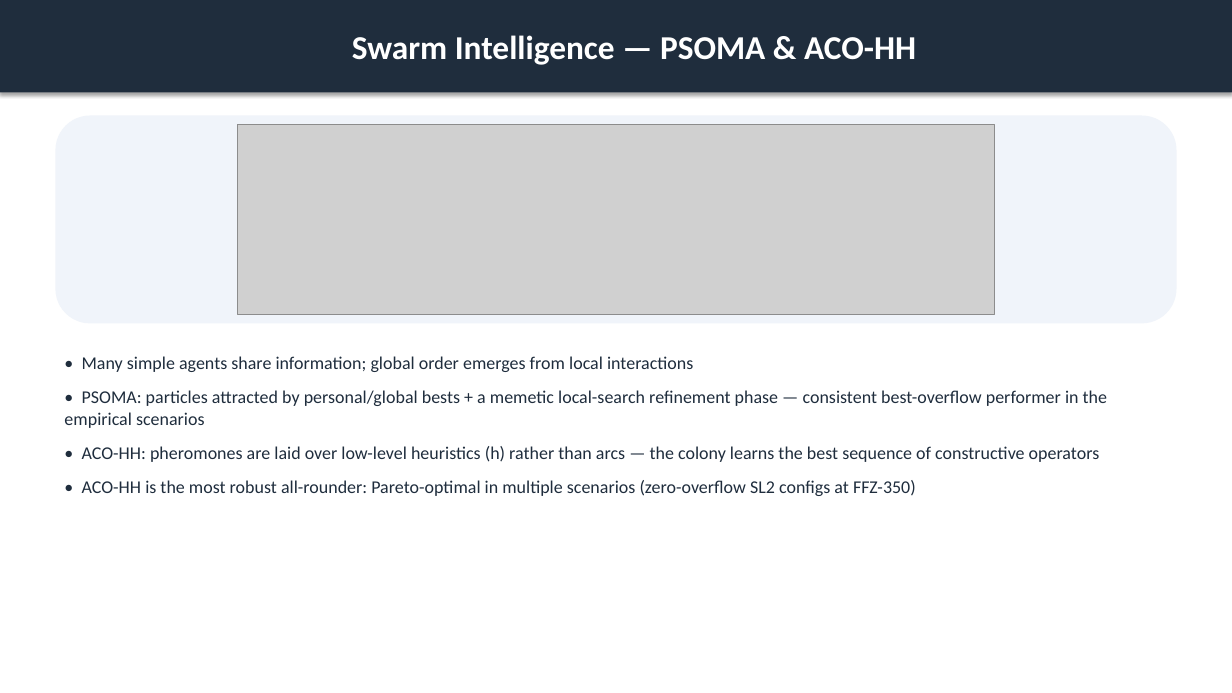
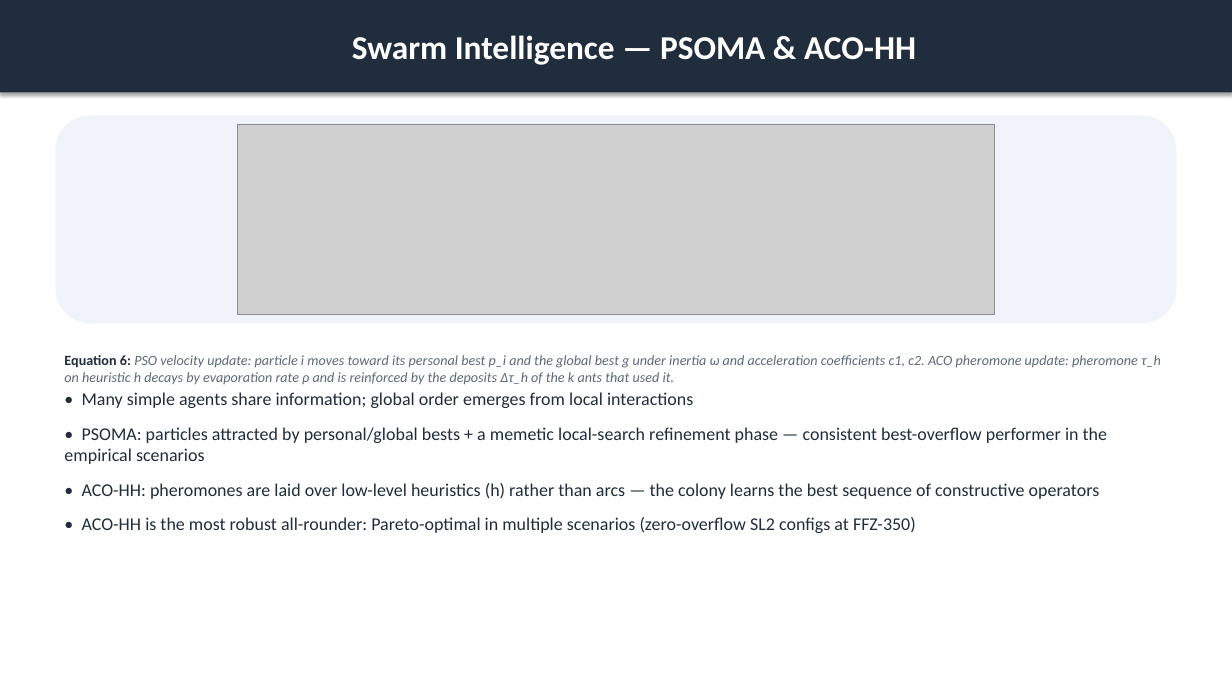
Before and after one commit to ACFHarbinger/WSmartPlus-Route, a slide deck: slide 9 of assets/windows/wsmart_route_results.pptx. Drawn at 1232x693 pixels with LibreOffice and Linux fonts; fonts in the diff are those of the drawing; grey boxes stand for pictures. Boxes give left, top, right and bottom in pixels: in the first picture for what was removed or moved away, otherwise in the second. Text is boxed around its words. In the diff, an @@ line names an element or a change of style, - is before the commit and + after.

```diff
--- a/assets/windows/wsmart_route_results.pptx
+++ b/assets/windows/wsmart_route_results.pptx
@@ text added at <box>64,355,1161,385</box>, 11 pt, text #5A6A7A, italic @@
+Equation 6: PSO velocity update: particle i moves toward its personal best p_i and the global best g under inertia ω and acceleration coefficients c1, c2. ACO pheromone update: pheromone τ_h on heuristic h decays by evaporation rate ρ and is reinforced by the deposits Δτ_h of the k ants that used it.
@@ text "• Many simple agents share ...": place and size @@
-text "• Many simple agents share ..." at <box>64,356,1107,496</box>
+text "• Many simple agents share ..." at <box>64,392,1107,533</box>
```
Also in this commit, not shown: 14 other slides changed, 1 slide added, 13 other files.
